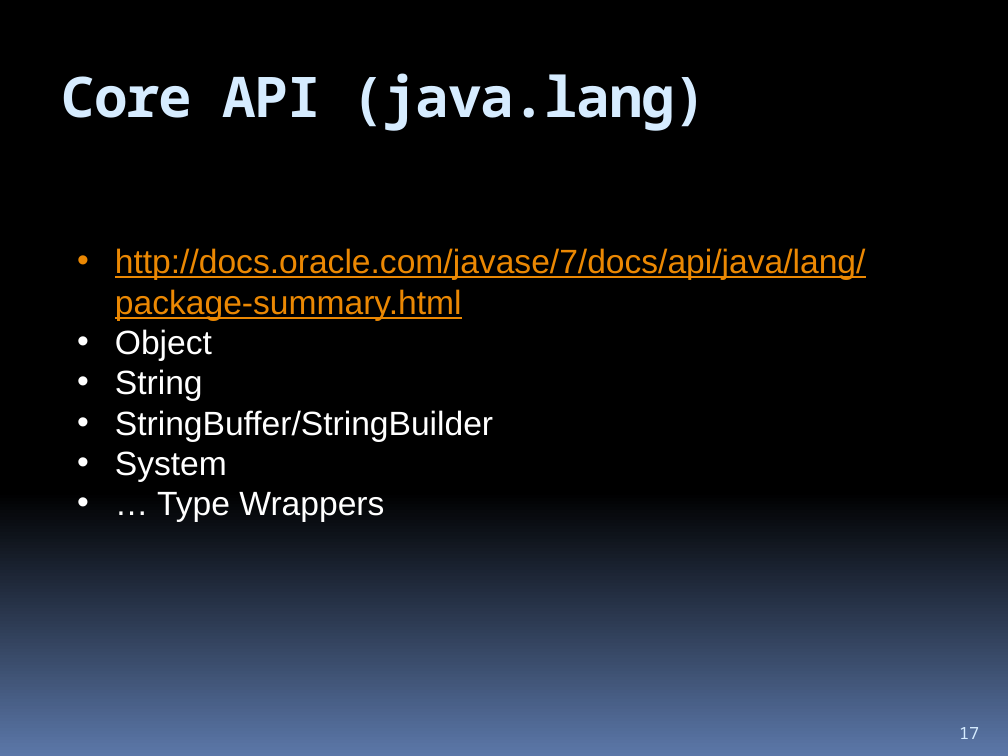
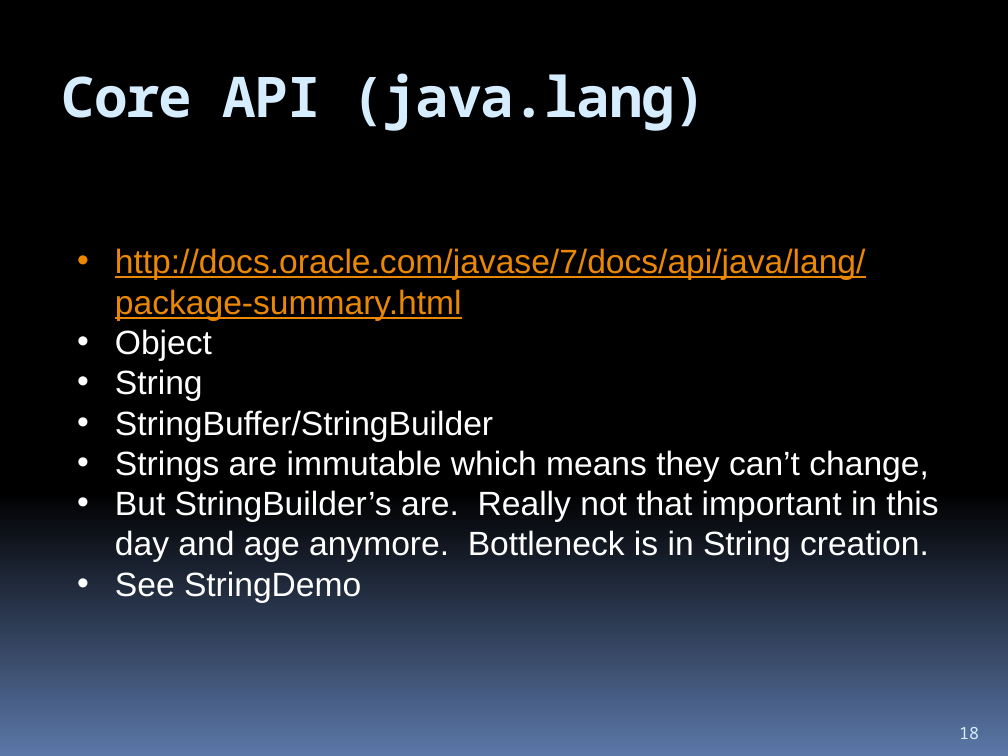
Before and after one commit to hchan/comp2613, a slide deck: slide 18 of coursePresentation.pptx (slide 17 before the commit). Drawn at 1008x756 pixels with LibreOffice and Linux fonts; fonts in the diff are those of the drawing. Boxes give left, top, right and bottom in pixels: in the first picture for what was removed or moved away, otherwise in the second. Text is boxed around its words. In the diff, an @@ line names an element or a change of style, - is before the commit and + after.

```diff
--- a/coursePresentation.pptx
+++ b/coursePresentation.pptx
@@ text at bbox=[115, 450, 938, 603]: text changed @@
-• System
-• … Type Wrappers
+• Strings are immutable which means they can’t change,
+• But StringBuilder’s are. Really not that important in this day and age anymore. Bottleneck is in String creation.
+• See StringDemo
@@ page number at bbox=[959, 727, 979, 739]: text changed @@
-17
+18
```
Also in this commit, not shown: 2 other slides changed, 3 slides added, 11 other files.
